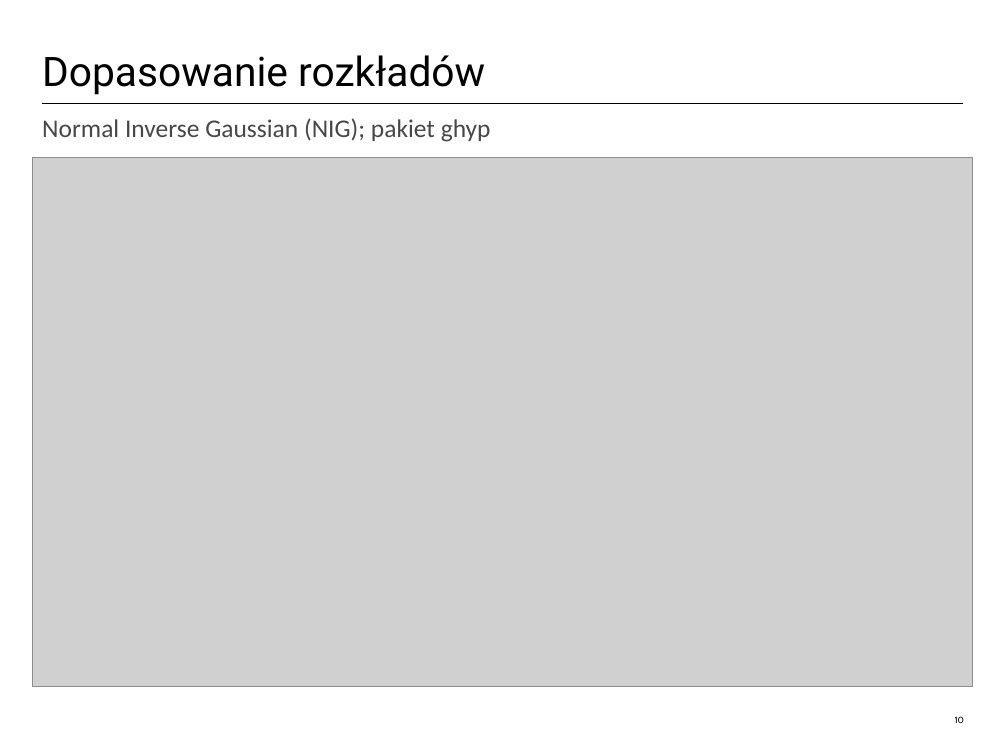
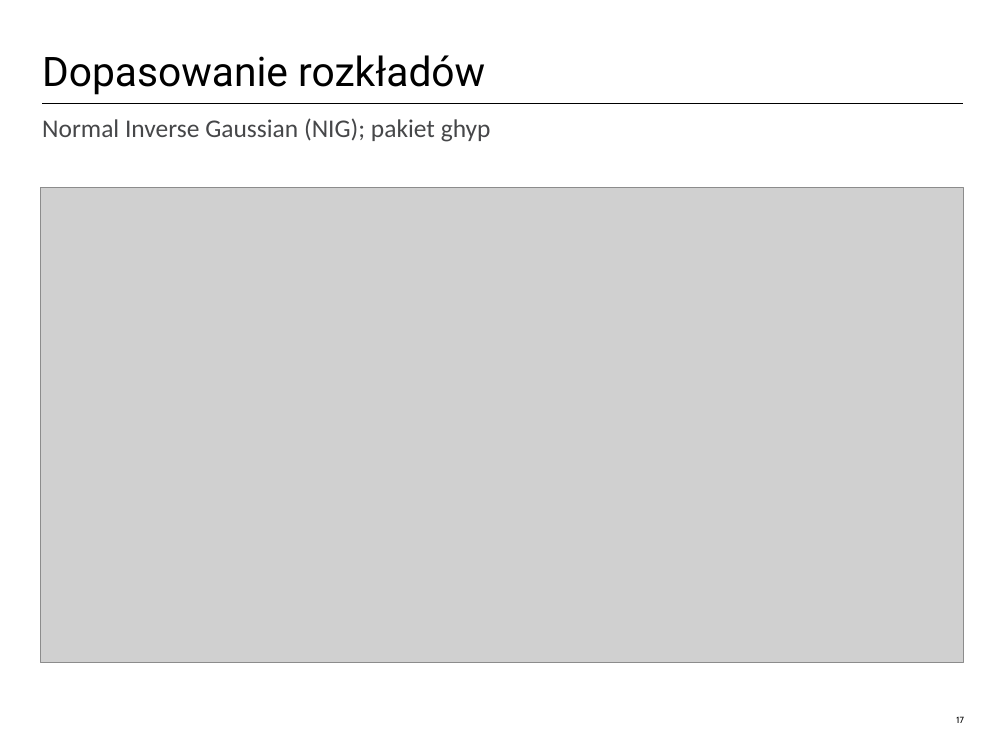
Before and after one commit to AdamWrobel/R_users_meetups, a slide deck: slide 18 of Why_R_2017/Agregacja_ryzyka_kopule_UBS.pptx (slide 11 before the commit). Drawn at 1008x756 pixels with LibreOffice and Linux fonts; fonts in the diff are those of the drawing; grey boxes stand for pictures; background and template pictures are left out. Boxes give left, top, right and bottom in pixels: in the first picture for what was removed or moved away, otherwise in the second. Text is boxed around its words. In the diff, an @@ line names an element or a change of style, - is before the commit and + after.

```diff
--- a/Why_R_2017/Agregacja_ryzyka_kopule_UBS.pptx
+++ b/Why_R_2017/Agregacja_ryzyka_kopule_UBS.pptx
@@ picture resized from (x1=33, y1=158, x2=972, y2=686) to (x1=40, y1=187, x2=963, y2=663) @@
@@ page number at (x1=956, y1=716, x2=964, y2=723): text changed @@
-10
+17
```
Also in this commit, not shown: 12 other slides changed, 9 slides added, 3 slides removed.
